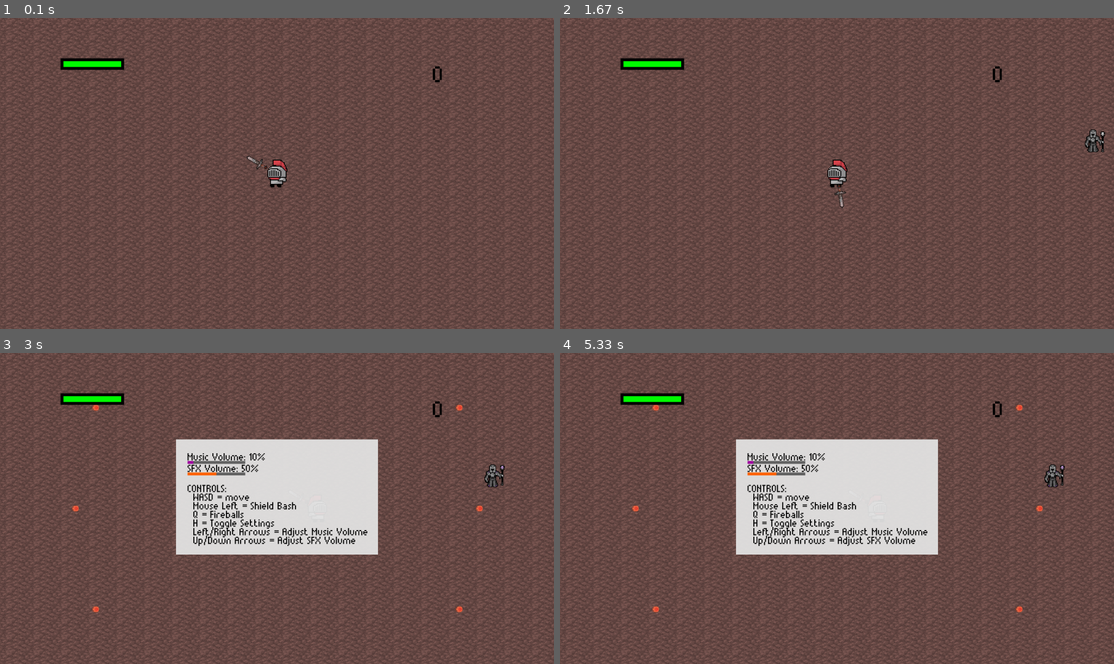
Above: before the commit, frames 1-4 (two rows, left to right).
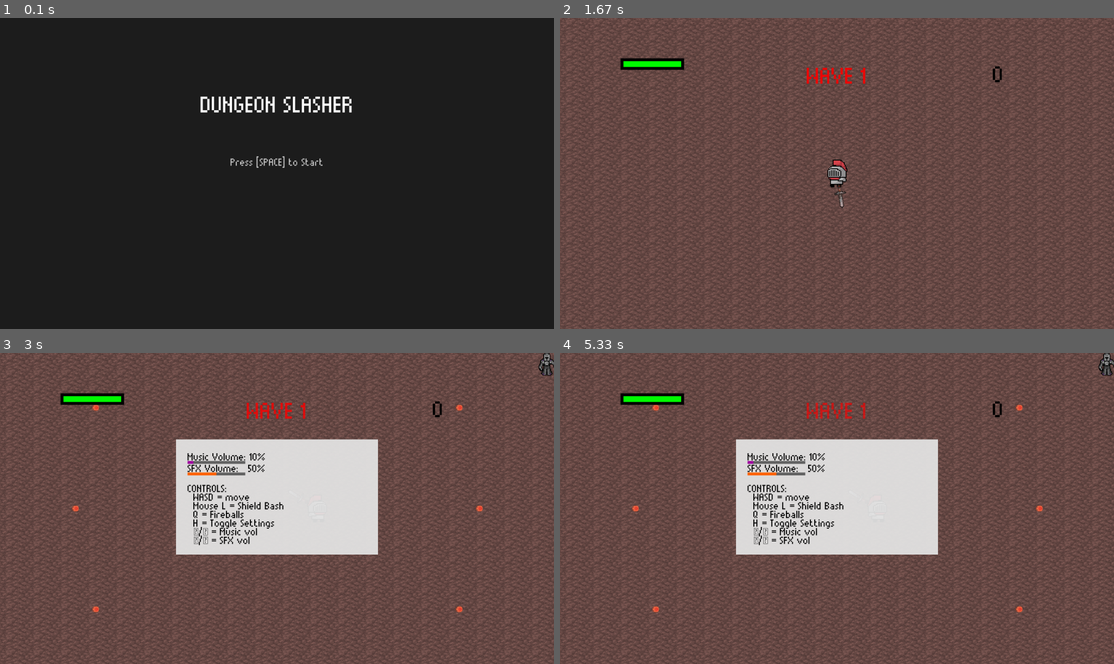
Above: after the commit, the same moments.

Repository: enrico-dibacco/PyGame-Project-3Q
Game: pygame game, started from main.py
Two runs of this game, one before a commit and one after it. Both use one fixed random seed, a clock stepped at 60 frames per second and the inputs below.
Inputs (mouse positions are in pixels of both pictures, inside the frame that each line leads up to):
- Up to frame 1 (0.1 s): no input
- Up to frame 2 (1.67 s): tap Space at 0.33 s; hold H 0.67-1.13 s; hold D 0.67-1.13 s; move the mouse to (842, 195) at 0.7 s; hold H 1.17-1.63 s; hold Right 1.17-1.63 s
- Up to frame 3 (3 s): hold Q 1.67-2.13 s; hold D 1.67-2.13 s; move the mouse to (105, 461) at 1.7 s; tap + at 2.17, 2.98 s; click (132, 393) at 2.55 s; hold H from 2.83 s (still down); hold D from 2.83 s (still down); click (288, 402) at 2.92 s
- Up to frame 4 (5.33 s): release H at 3.3 s; release D at 3.3 s

The runs differ from the first frame. In frame 1, 100% of the frame differs, in the area x 0-100%, y 0-100%; in frame 2, 0.4%; in frame 3, 1.5%; in frame 4, 1.5%.

Commit message:
reworks on main and gameover menu, also added  little easter egg

Diff:
--- a/enemy.py
+++ b/enemy.py
@@ -3,7 +3,7 @@
 import math
 
 class Enemy(pg.sprite.Sprite):
-    def __init__(self, screen_width, screen_height, player, is_special=False):
+    def __init__(self, x, y, player, is_special=False):
         super().__init__()
 
         self.player = player
@@ -13,14 +13,12 @@
         self.knockback_distance = 100
 
         if self.is_special:
-            # Load special mage animation
             self.frames = [
                 pg.image.load("mageanimation/mage1.png").convert_alpha(),
                 pg.image.load("mageanimation/mage2.png").convert_alpha()
             ]
             self.frames = [pg.transform.scale(f, (100, 100)) for f in self.frames]
         else:
-            # Load standard enemy animation
             self.frames = [
                 pg.image.load("batanimation/enemy1.png").convert_alpha(),
                 pg.image.load("batanimation/enemy2.png").convert_alpha(),
@@ -30,29 +28,14 @@
 
         self.image = self.frames[0]
         self.rect = self.image.get_rect()
-
-        # Spawn enemy randomly on screen edge
-        edge = random.choice(["top", "bottom", "left", "right"])
-        if edge == "top":
-            self.rect.centerx = random.randint(0, screen_width)
-            self.rect.top = 0
-        elif edge == "bottom":
-            self.rect.centerx = random.randint(0, screen_width)
-            self.rect.bottom = screen_height
-        elif edge == "left":
-            self.rect.left = 0
-            self.rect.centery = random.randint(0, screen_height)
-        elif edge == "right":
-            self.rect.right = screen_width
-            self.rect.centery = random.randint(0, screen_height)
+        self.rect.center = (x, y)
 
         self.knockback_timer = 0
-
-        # Animation
         self.anim_index = 0
         self.anim_direction = 1
         self.anim_timer = 0
         self.anim_speed = 10
+
 
     def update(self):
         self.animate()
--- a/main.py
+++ b/main.py
@@ -1,3 +1,4 @@
+
 import pygame as pg
 import math
 import random
@@ -8,7 +9,7 @@
 from score import Score
 from healthbar import HealthBar
 from fireball import Fireball
-from potion import Potion  # <-- pozioni!
+from potion import Potion
 
 class Particle(pg.sprite.Sprite):
     def __init__(self, pos):
@@ -30,23 +31,37 @@
 pg.init()
 
 screen = pg.display.set_mode((1920, 1080))
-score = Score("fonts/munro.ttf", font_size=80, color=(0, 0, 0), position=(1500, 150))
-background = pg.transform.scale(pg.image.load("envrioment/rockfloor.png").convert(), (1920, 1080))
+screen_width, screen_height = screen.get_size()
 clock = pg.time.Clock()
-healthb = HealthBar(220, 150, 200, 20, 100)
-player = Player((960, 540))
+
+score = Score("fonts/munro.ttf", font_size=80, color=(0,0,0), position=(1500,150))
+background = pg.transform.scale(pg.image.load("envrioment/rockfloor.png").convert(), (1920,1080))
+healthb = HealthBar(220,150,200,20,100)
+player = Player((960,540))
 all_sprites = pg.sprite.Group(player)
 enemy_group = pg.sprite.Group()
 fireballs = pg.sprite.Group()
 particles = pg.sprite.Group()
 potions = pg.sprite.Group()
+enemy_projectiles = pg.sprite.Group()
+player.enemy_projectiles = enemy_projectiles
 
 spawn_timer = 0
 potion_timer = 0
+wave_timer = 0
 SPAWN_INTERVAL = 1500
 POTION_INTERVAL = 10000
+WAVE_DURATION = 60000
 FIREBALL_COOLDOWN = 1000
 last_fireball_time = 0
+
+current_wave = 1
+enemies_per_wave = 1
+enemy_speed_multiplier = 1.0
+font_wave = pg.font.Font("fonts/munro.ttf", 80)
+show_wave_announcement = True
+wave_announcement_time = 0
+WAVE_ANNOUNCE_DURATION = 15000
 
 fireball_images = [
     pg.image.load("fireballanimation/fireball1.png").convert_alpha(),
@@ -57,13 +72,11 @@
 knockback_sound = pg.mixer.Sound("sfx/knockback.wav")
 blipSelect_sound = pg.mixer.Sound("sfx/blipSelect.wav")
 powerup_sound = pg.mixer.Sound("sfx/powerup.wav")
+hithurt_sound = pg.mixer.Sound("sfx/hithurt.wav")
 
 shake_timer = 0
 shake_magnitude = 8
-
-enemy_projectiles = pg.sprite.Group()
-player.enemy_projectiles = enemy_projectiles
-
+maxmode = False
 show_settings = False
 music_volume = 0.1
 sfx_volume = 0.5
@@ -73,61 +86,124 @@
 pg.mixer.music.set_volume(music_volume)
 pg.mixer.music.play(-1)
 
-def play_random_pitch(sound, pitch_range=(0.95, 1.05)):
+MENU = "menu"
+PLAYING = "playing"
+GAMEOVER = "gameover"
+game_state = MENU
+
+def draw_main_menu():
+    screen.fill((30,30,30))
+    title = font_wave.render("DUNGEON SLASHER", True, (255,255,255))
+    start = font.render("Press [SPACE] to Start", True, (200,200,200))
+    screen.blit(title, title.get_rect(center=(960,300)))
+    screen.blit(start, start.get_rect(center=(960,500)))
+    pg.display.flip()
+
+def draw_gameover():
+    screen.fill((0,0,0))
+    over = font_wave.render("GAME OVER", True, (255,0,0))
+    retry = font.render("Press [R] to Restart or [ESC] to Quit", True, (255,255,255))
+    screen.blit(over, over.get_rect(center=(960,300)))
+    screen.blit(retry, retry.get_rect(center=(960,500)))
+    pg.display.flip()
+
+def play_random_pitch(sound, pitch_range=(0.95,1.05)):
     pitch = np.random.uniform(*pitch_range)
     arr = pg.sndarray.array(sound)
-    if len(arr.shape) > 1 and arr.shape[1] == 2:
+    if arr.ndim > 1 and arr.shape[1] == 2:
         arr = arr.mean(axis=1).astype(arr.dtype)
     orig_len = len(arr)
-    new_len = int(orig_len / pitch)
-    arr = np.interp(np.linspace(0, orig_len, new_len), np.arange(orig_len), arr).astype(arr.dtype)
-    stereo_arr = np.column_stack((arr, arr))
-    sound_variant = pg.sndarray.make_sound(stereo_arr)
-    sound_variant.set_volume(sfx_volume)
-    sound_variant.play()
+    new_len = int(orig_len/pitch)
+    arr = np.interp(np.linspace(0,orig_len,new_len), np.arange(orig_len), arr).astype(arr.dtype)
+    stereo = np.column_stack((arr,arr))
+    snd_variant = pg.sndarray.make_sound(stereo)
+    snd_variant.set_volume(sfx_volume)
+    snd_variant.play()
 
 def launch_fireballs(origin):
     for i in range(12):
-        angle = i * 30 * math.pi / 180
-        fireball = Fireball(origin, angle, fireball_images)
-        fireballs.add(fireball)
+        angle = math.radians(i*30)
+        fb = Fireball(origin, angle, fireball_images)
+        fireballs.add(fb)
 
 def spawn_particles(pos, count=10):
     for _ in range(count):
         particles.add(Particle(pos))
 
 def spawn_potion():
-    kind = random.choice(["speed", "multiplier", "nuke"])
+    kind = random.choice(["speed","multiplier","nuke"])
     potions.add(Potion(kind))
 
 while True:
     dt = clock.tick(60)
-    spawn_timer += dt
-    potion_timer += dt
+
+    if game_state == MENU:
+        for event in pg.event.get():
+            if event.type == pg.QUIT:
+                pg.quit(); exit()
+            if event.type == pg.KEYDOWN and event.key == pg.K_SPACE:
+                player.health = 100
+                healthb.current_health = 100
+                score.reset()
+                enemy_group.empty(); fireballs.empty(); potions.empty()
+                spawn_timer = potion_timer = wave_timer = 0
+                current_wave = 1; enemies_per_wave = 1; enemy_speed_multiplier = 1.0
+                show_wave_announcement = True
+                game_state = PLAYING
+        draw_main_menu()
+        continue
+
+    if game_state == GAMEOVER:
+        for event in pg.event.get():
+            if event.type == pg.QUIT:
+                pg.quit(); exit()
+            if event.type == pg.KEYDOWN:
+                if event.key == pg.K_r:
+                    player.health = 100
+                    healthb.current_health = 100
+                    score.reset()
+                    enemy_group.empty(); fireballs.empty(); potions.empty()
+                    spawn_timer = potion_timer = wave_timer = 0
+                    current_wave = 1
+                    enemies_per_wave = 1
+                    enemy_speed_multiplier = 1.0
+                    show_wave_announcement = True
+                    pg.mixer.music.stop()
+                    pg.mixer.music.load("music/bossphaseone.wav")
+                    pg.mixer.music.set_volume(music_volume)
+                    pg.mixer.music.play(-1)
+                    player.speed = 5
+                    maxmode = False
+                    game_state = PLAYING
+                    healthb.current_health = 100
+                    score.reset()
+                    enemy_group.empty(); fireballs.empty(); potions.empty()
+                    spawn_timer = potion_timer = wave_timer = 0
+                    current_wave = 1; enemies_per_wave = 1; enemy_speed_multiplier = 1.0
+                    show_wave_announcement = True
+                    game_state = PLAYING
+                elif event.key == pg.K_ESCAPE:
+                    pg.quit(); exit()
+        draw_gameover()
+        continue
 
     for event in pg.event.get():
-        if event.type == pg.QUIT or (event.type == pg.KEYDOWN and (event.key == pg.K_ESCAPE or event.key == pg.K_TAB)):
-            pg.quit()
-            exit()
-        if event.type == pg.KEYDOWN:
-            if event.key == pg.K_h:
-                show_settings = not show_settings
-            elif show_settings:
-                if event.key == pg.K_LEFT:
-                    music_volume = max(0.0, music_volume - 0.05)
-                    pg.mixer.music.set_volume(music_volume)
-                    play_random_pitch(blipSelect_sound)
-                elif event.key == pg.K_RIGHT:
-                    music_volume = min(1.0, music_volume + 0.05)
-                    pg.mixer.music.set_volume(music_volume)
-                    play_random_pitch(blipSelect_sound)
-                elif event.key == pg.K_DOWN:
-                    sfx_volume = max(0.0, sfx_volume - 0.05)
-                    play_random_pitch(blipSelect_sound)
-                elif event.key == pg.K_UP:
-                    sfx_volume = min(1.0, sfx_volume + 0.05)
-                    play_random_pitch(blipSelect_sound)
+        if event.type == pg.QUIT:
+            pg.quit(); exit()
+        if event.type == pg.KEYDOWN and event.key == pg.K_ESCAPE:
+            pg.quit(); exit()
+        if event.type == pg.KEYDOWN and event.key == pg.K_h:
+            show_settings = not show_settings
         if not show_settings:
+            if event.type == pg.KEYDOWN and event.key == pg.K_PLUS:
+                SPAWN_INTERVAL = max(200, SPAWN_INTERVAL-100)
+            if event.type == pg.KEYDOWN and event.key == pg.K_m:
+                pg.mixer.music.stop()
+                pg.mixer.music.load("music/max.wav")
+                pg.mixer.music.set_volume(1)
+                pg.mixer.music.play(-1)
+                player.speed *= 5; maxmode = True
+                play_random_pitch(blipSelect_sound)
             if event.type == pg.MOUSEBUTTONDOWN and event.button == 1:
                 player.swing_timer = 6
             if event.type == pg.KEYDOWN and event.key == pg.K_q:
@@ -135,10 +211,43 @@
                 if now - last_fireball_time >= FIREBALL_COOLDOWN:
                     launch_fireballs(player.rect.center)
                     last_fireball_time = now
+        if show_settings and event.type == pg.KEYDOWN:
+            if event.key == pg.K_LEFT:
+                music_volume = max(0.0, music_volume - 0.05)
+                pg.mixer.music.set_volume(music_volume)
+                play_random_pitch(blipSelect_sound)
+            elif event.key == pg.K_RIGHT:
+                music_volume = min(1.0, music_volume + 0.05)
+                pg.mixer.music.set_volume(music_volume)
+                play_random_pitch(blipSelect_sound)
+            elif event.key == pg.K_DOWN:
+                sfx_volume = max(0.0, sfx_volume - 0.05)
+                play_random_pitch(blipSelect_sound)
+            elif event.key == pg.K_UP:
+                sfx_volume = min(1.0, sfx_volume + 0.05)
+                play_random_pitch(blipSelect_sound)
 
     if not show_settings:
+        spawn_timer  += dt
+        potion_timer += dt
+        wave_timer   += dt
+
+        if wave_timer >= WAVE_DURATION:
+            current_wave += 1
+            wave_timer = 0
+            enemies_per_wave += 1
+            enemy_speed_multiplier += 0.1
+            show_wave_announcement = True
+            wave_announcement_time = pg.time.get_ticks()
+
         keys = pg.key.get_pressed()
         all_sprites.update(keys)
+
+        player.rect.left   = max(player.rect.left,   10)
+        player.rect.right  = min(player.rect.right,  screen_width-10)
+        player.rect.top    = max(player.rect.top,    10)
+        player.rect.bottom = min(player.rect.bottom, screen_height-10)
+
         fireballs.update()
         enemy_group.update()
         particles.update()
@@ -146,94 +255,87 @@
         enemy_projectiles.update()
 
         if spawn_timer >= SPAWN_INTERVAL:
-            special = random.random() < 0.3
-            enemy = Enemy(1920, 1080, player, special)
-            enemy_group.add(enemy)
+            for _ in range(enemies_per_wave):
+                special = random.random() < 0.3
+                sx = random.choice([-50, screen_width+50])
+                sy = random.randint(0, screen_height-1)
+                e = Enemy(sx, sy, player, special)
+                e.speed *= enemy_speed_multiplier
+                enemy_group.add(e)
             spawn_timer = 0
 
         if potion_timer >= POTION_INTERVAL:
             spawn_potion()
             potion_timer = 0
-
-        for fireball in fireballs:
-            for enemy in enemy_group:
-                if fireball.rect.colliderect(enemy.rect):
-                    spawn_particles(enemy.rect.center)
-                    enemy.kill()
-                    score.add(50 if not hasattr(score, 'multiplier') else 50 * score.multiplier)
-                    fireball.kill()
+        for fb in fireballs:
+            for e in list(enemy_group):
+                if fb.rect.colliderect(e.rect):
+                    spawn_particles(e.rect.center)
                     play_random_pitch(original_death_sound)
+                    score.add(50 * getattr(score, "multiplier", 1))
+                    e.kill()
+                    fb.kill()
                     shake_timer = 8
 
-        for enemy in enemy_group:
-            if enemy.state == "approaching" and not enemy.is_special:
-                if player.shield_collides(enemy.rect):
-                    spawn_particles(enemy.rect.center)
-                    enemy.kill()
-                    score.add(100 if not hasattr(score, 'multiplier') else 100 * score.multiplier)
-                    play_random_pitch(original_death_sound)
-                    shake_timer = 8
-
         if player.swing_timer > 0:
-            for enemy in enemy_group:
-                if enemy.state == "approaching" and enemy.is_special:
-                    if player.shield_collides(enemy.rect):
-                        score.add(50 if not hasattr(score, 'multiplier') else 50 * score.multiplier)
-                        enemy.knockback()
+            for e in list(enemy_group):
+                if e.state == "approaching" and player.shield_collides(e.rect):
+                    if e.is_special:
+                        score.add(50 * getattr(score, "multiplier", 1))
+                        e.knockback()
                         play_random_pitch(knockback_sound)
-
-        for enemy in enemy_group:
-            if enemy.state == "vulnerable" and player.shield_collides(enemy.rect):
-                spawn_particles(enemy.rect.center)
-                enemy.kill()
-                score.add(100 if not hasattr(score, 'multiplier') else 100 * score.multiplier)
+                    else:
+                        spawn_particles(e.rect.center)
+                        play_random_pitch(original_death_sound)
+                        score.add(100 * getattr(score, "multiplier", 1))
+                        e.kill()
+                        shake_timer = 8
+
+        for e in list(enemy_group):
+            if e.state == "vulnerable" and player.shield_collides(e.rect):
+                spawn_particles(e.rect.center)
                 play_random_pitch(original_death_sound)
+                score.add(100 * getattr(score, "multiplier", 1))
+                e.kill()
                 shake_timer = 8
-            if player.player_collides(enemy.rect):
+            elif player.player_collides(e.rect):
                 player.health -= 10
                 healthb.current_health = player.health
-                spawn_particles(enemy.rect.center)
-                enemy.kill()
+                spawn_particles(e.rect.center)
+                play_random_pitch(original_death_sound)
+                e.kill()
                 shake_timer = 8
-                if player.health <= 0:
-                    print("Game Over")
-                    pg.quit()
-                    exit()
-
-        for fb in enemy_projectiles:
-            if player.player_collides(fb.rect):
+
+        for proj in list(enemy_projectiles):
+            if player.player_collides(proj.rect):
                 player.health -= 10
                 healthb.current_health = player.health
-                fb.kill()
+                proj.kill()
                 shake_timer = 8
-                if player.health <= 0:
-                    print("Game Over")
-                    pg.quit()
-                    exit()
-
-        for potion in potions:
-            if player.rect.colliderect(potion.rect):
-                potion.apply_effect(player, score, enemy_group)
-                potion.kill()
+
+        for pot in list(potions):
+            if player.rect.colliderect(pot.rect):
+                pot.apply_effect(player, score, enemy_group)
+                pot.kill()
                 play_random_pitch(powerup_sound)
 
-
         now = pg.time.get_ticks()
-        if hasattr(player, 'speed_timer') and now - player.speed_timer > 30000:
+        if hasattr(player, "speed_timer") and now - player.speed_timer > 30000:
             player.speed = 5
             del player.speed_timer
-        if hasattr(score, 'multiplier_timer') and now - score.multiplier_timer > 30000:
+        if hasattr(score, "multiplier_timer") and now - score.multiplier_timer > 30000:
             del score.multiplier
             del score.multiplier_timer
 
     if shake_timer > 0:
-        shake_offset = (random.randint(-shake_magnitude, shake_magnitude), random.randint(-shake_magnitude, shake_magnitude))
+        offset = (random.randint(-shake_magnitude,shake_magnitude),
+                  random.randint(-shake_magnitude,shake_magnitude))
         shake_timer -= 1
     else:
-        shake_offset = (0, 0)
-
-    screen.blit(background, shake_offset)
-    player.draw(screen, shake_offset)
+        offset = (0,0)
+
+    screen.blit(background, offset)
+    player.draw(screen, offset)
     fireballs.draw(screen)
     enemy_group.draw(screen)
     particles.draw(screen)
@@ -242,34 +344,39 @@
     healthb.draw(screen)
     score.draw(screen)
 
+    if show_wave_announcement:
+        elapsed = pg.time.get_ticks() - wave_announcement_time
+        if elapsed < WAVE_ANNOUNCE_DURATION:
+            alpha = int(255 * (1 - elapsed / WAVE_ANNOUNCE_DURATION))
+            txt = font_wave.render(f"WAVE {current_wave}", True, (255,0,0))
+            txt.set_alpha(alpha)
+            screen.blit(txt, txt.get_rect(center=(960,200)))
+        else:
+            show_wave_announcement = False
+
     if show_settings:
-        settings_surface = pg.Surface((700, 400))
-        settings_surface.fill((230, 230, 230))
-        settings_surface.set_alpha(240)
-        screen.blit(settings_surface, (610, 300))
-
-        music_text = font.render(f"Music Volume: {int(music_volume * 100)}%", True, (0, 0, 0))
-        sfx_text = font.render(f"SFX Volume: {int(sfx_volume * 100)}%", True, (0, 0, 0))
-        screen.blit(music_text, (650, 340))
-        screen.blit(sfx_text, (650, 380))
-
-        pg.draw.rect(screen, (100, 100, 100), (650, 375, 200, 10))
-        pg.draw.rect(screen, (160, 0, 160), (650, 375, int(music_volume * 200), 10))
-        pg.draw.rect(screen, (100, 100, 100), (650, 415, 200, 10))
-        pg.draw.rect(screen, (255, 100, 0), (650, 415, int(sfx_volume * 200), 10))
-
-        controls_text = font.render("CONTROLS:", True, (0, 0, 0))
-        lines = [
-            "WASD = move",
-            "Mouse Left = Shield Bash",
-            "Q = Fireballs",
-            "H = Toggle Settings",
-            "Left/Right Arrows = Adjust Music Volume",
-            "Up/Down Arrows = Adjust SFX Volume"
-        ]
-        screen.blit(controls_text, (650, 450))
-        for i, line in enumerate(lines):
-            line_text = font.render(line, True, (0, 0, 0))
-            screen.blit(line_text, (670, 480 + i * 30))
+        surf = pg.Surface((700,400))
+        surf.fill((230,230,230))
+        surf.set_alpha(240)
+        screen.blit(surf, (610,300))
+        mtxt = font.render(f"Music Volume: {int(music_volume*100)}%", True, (0,0,0))
+        stxt = font.render(f"SFX Volume:   {int(sfx_volume*100)}%", True, (0,0,0))
+        screen.blit(mtxt, (650,340))
+        screen.blit(stxt, (650,380))
+        pg.draw.rect(screen, (100,100,100), (650,375,200,10))
+        pg.draw.rect(screen, (160,0,160),  (650,375,int(music_volume*200),10))
+        pg.draw.rect(screen, (100,100,100), (650,415,200,10))
+        pg.draw.rect(screen, (255,100,0),   (650,415,int(sfx_volume*200),10))
+        ctl = font.render("CONTROLS:", True, (0,0,0))
+        lines = ["WASD = move", "Mouse L = Shield Bash", "Q = Fireballs",
+                 "H = Toggle Settings", "←/→ = Music vol", "↓/↑ = SFX vol"]
+        screen.blit(ctl, (650,450))
+        for i,line in enumerate(lines):
+            screen.blit(font.render(line,True,(0,0,0)), (670,480+i*30))
+
+    if player.health <= 0:
+        game_state = GAMEOVER
+        SPAWN_INTERVAL = 1500
+        player.rect.center = (960, 540)
 
     pg.display.flip()
Not shown, added: music/max.wav
Not shown, added: sfx/hithurt.wav
